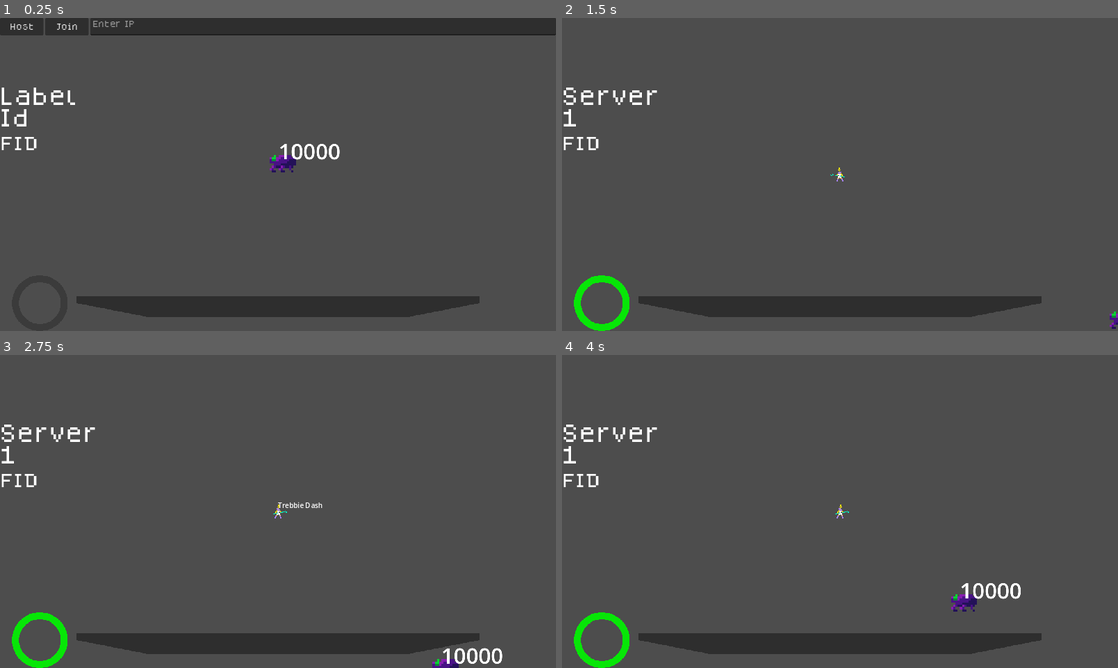
Above: before the commit, frames 1-4 (two rows, left to right).
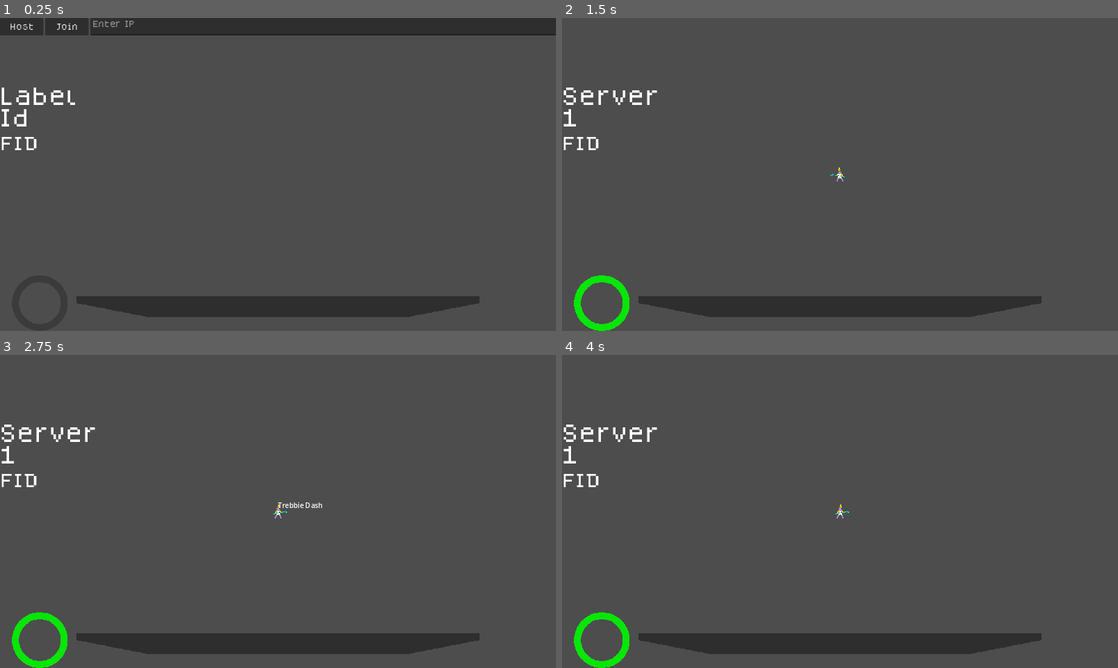
Above: after the commit, the same moments.

Repository: lokasc/rsPrototype
Game: Godot game, scene res://ver_1/game/main/game_manager.tscn
Two runs of this game, one before a commit and one after it. Both use one fixed random seed, a clock stepped at 60 frames per second and the inputs below.
Inputs (mouse positions are in pixels of both pictures, inside the frame that each line leads up to):
- Up to frame 1 (0.25 s): no input
- Up to frame 2 (1.5 s): click (884, 27) at 0.52 s; type "12" at 0.6 s; click "Host" at 1.25 s
- Up to frame 3 (2.75 s): tap Enter at 2 s; move the mouse to (400, 495) at 2.02 s; hold D (right) from 2.03 s (still down); tap E (ability_1) at 2.1 s
- Up to frame 4 (4 s): move the mouse to (862, 505) at 2.77 s; release D (right) at 2.78 s; hold S (down) 2.78-3.53 s; click (862, 505) at 2.85 s; move the mouse to (895, 442) at 3.52 s; hold D (right) from 3.53 s (still down); tap E (ability_1) at 3.6 s

The runs differ from the first frame. In frame 1, 0.4% of the frame differs, in the area x 48-62%, y 40-50%; in frame 2, less than 0.1%; in frame 3, 0.4%; in frame 4, 0.4%.

Commit message:
Visual Sync of Status Effects

Diff:
--- a/assets/map/enemy_spawner.gd
+++ b/assets/map/enemy_spawner.gd
@@ -73,3 +73,12 @@
 	var x_spawn = randf_range(spawn_pos1.x, spawn_pos2.x)
 	var y_spawn = randf_range(spawn_pos1.y,spawn_pos2.y)
 	return Vector2(x_spawn,y_spawn)
+
+# used for debugging & custom spawn.
+
+# make sure it is in autospawn list.
+func custom_spawn(file_name, location):
+	var new_enemy = load(file_name)
+	var copy = new_enemy.instantiate() as BaseEnemy
+	copy.global_position = location
+	spawn_path.add_child(copy, true)
--- a/assets/map/enemy_spawner.tscn
+++ b/assets/map/enemy_spawner.tscn
@@ -20,7 +20,7 @@
 [node name="Timer" type="Timer" parent="."]
 
 [node name="MultiplayerSpawner" type="MultiplayerSpawner" parent="."]
-_spawnable_scenes = PackedStringArray("res://ver_1/character/enemy/Pest/pest.tscn")
+_spawnable_scenes = PackedStringArray("res://ver_1/character/enemy/Pest/pest.tscn", "res://ver_1/character/enemy/Dummy/dummy.tscn")
 spawn_path = NodePath("../Enemies")
 
 [node name="Enemies" type="Node" parent="."]
--- a/ver_1/character/character.gd
+++ b/ver_1/character/character.gd
@@ -29,8 +29,8 @@
 	else:
 		status_holder.character = self
 
-func add_status(status):
-	status_holder.add_status(status)
+func add_status(effect_name, args):
+	status_holder.add_status(effect_name, args)
 
 # Override this in enemy and hero to change logic
 func take_damage(dmg):
--- a/ver_1/character/enemy/Dummy/dummy.gd
+++ b/ver_1/character/enemy/Dummy/dummy.gd
@@ -10,6 +10,13 @@
 
 func _enter_tree():
 	_init_stats()
+
+func _init_stats():
+	char_stats.maxhp = 10000
+	char_stats.spd = 0
+	char_stats.atk = 0
+	current_health = char_stats.maxhp
+
 
 func _ready() -> void:
 	super()
@@ -34,3 +41,4 @@
 
 func take_damage(dmg):
 	super(dmg)
+	$TextPopUp.set_pop(str(dmg), self.global_position)
--- a/ver_1/character/enemy/Dummy/dummy.tscn
+++ b/ver_1/character/enemy/Dummy/dummy.tscn
@@ -1,13 +1,14 @@
-[gd_scene load_steps=8 format=3 uid="uid://bb7rqi7a0m3fd"]
+[gd_scene load_steps=9 format=3 uid="uid://bb7rqi7a0m3fd"]
 
 [ext_resource type="Script" path="res://ver_1/character/enemy/Dummy/dummy.gd" id="1_t3ry6"]
 [ext_resource type="PackedScene" uid="uid://c48dnnj6ck6nx" path="res://ver_1/status_effects/status_holder.tscn" id="2_nybyr"]
 [ext_resource type="Texture2D" uid="uid://c4raa8pik23k4" path="res://Godlucdimje_Demo_Cubes.png" id="2_pbgnb"]
+[ext_resource type="PackedScene" uid="uid://cygb46cfx7bom" path="res://ver_1/vfx/text_pop_up.tscn" id="4_jtw5c"]
 
 [sub_resource type="SceneReplicationConfig" id="SceneReplicationConfig_t27sw"]
 properties/0/path = NodePath(".:position")
 properties/0/spawn = true
-properties/0/replication_mode = 1
+properties/0/replication_mode = 2
 
 [sub_resource type="CapsuleShape2D" id="CapsuleShape2D_2cp4r"]
 radius = 35.0
@@ -21,6 +22,7 @@
 radius = 27.6134
 
 [node name="Dummy" type="CharacterBody2D"]
+scale = Vector2(0.5, 0.5)
 script = ExtResource("1_t3ry6")
 
 [node name="MultiplayerSynchronizer" type="MultiplayerSynchronizer" parent="."]
@@ -62,3 +64,13 @@
 offset_right = 20.0
 offset_bottom = -58.0
 theme_override_font_sizes/font_size = 100
+
+[node name="TextPopUp" parent="." instance=ExtResource("4_jtw5c")]
+offset_left = -48.0
+offset_top = -115.0
+offset_right = 47.0
+offset_bottom = -92.0
+theme_override_font_sizes/normal_font_size = 100
+
+[connection signal="delta_synchronized" from="MultiplayerSynchronizer" to="." method="_on_multiplayer_synchronizer_delta_synchronized"]
+[connection signal="synchronized" from="MultiplayerSynchronizer" to="." method="_on_multiplayer_synchronizer_synchronized"]
--- a/ver_1/character/enemy/base_enemy.gd
+++ b/ver_1/character/enemy/base_enemy.gd
@@ -21,8 +21,6 @@
 
 func _init():
 	super()
-
-
 
 func _init_stats():
 	char_stats.maxhp = max_health
--- a/ver_1/character/hero/Trebbie/trebbie_attack.gd
+++ b/ver_1/character/hero/Trebbie/trebbie_attack.gd
@@ -66,7 +66,8 @@
 	var enemy = area.get_parent() as BaseEnemy
 	if enemy == null: return
 
-	enemy.add_status(Bleed.new(5, 2, 1))
+	#enemy.add_status(Bleed.new(5, 2, 1))
+	enemy.add_status("Bleed", [5,2,1])
 
 	# TODO: not networked yet
 	# need to calculate how much damage based on
--- a/ver_1/character/hero/Trebbie/trebbie_attack.tscn
+++ b/ver_1/character/hero/Trebbie/trebbie_attack.tscn
@@ -7,9 +7,11 @@
 
 [node name="TrebbieAttack" type="Node2D"]
 script = ExtResource("1_dmnqs")
+hitbox_time_active = null
 distance_to_center = 150.0
 action_name = "TrebbieAttack"
 desc = "Trebbie thrusts her spear forward, dealing damage to enemies in a thin long direction"
+level = null
 
 [node name="AttackHitBox" type="Area2D" parent="."]
 position = Vector2(200, 0)
--- a/ver_1/game/level/dummy_level.gd
+++ /dev/null
@@ -1,11 +0,0 @@
-extends Node2D
-
-
-@onready var dummy = $Dummy
-@onready var pop_up = $TextPopUp
-func _ready() -> void:
-	dummy.hit.connect(on_hit)
-	pass
-
-func on_hit(dmg):
-	pop_up.set_pop(str(dmg), dummy.global_position)
--- a/ver_1/game/level/dummy_level.tscn
+++ b/ver_1/game/level/dummy_level.tscn
@@ -1,19 +1,3 @@
-[gd_scene load_steps=4 format=3 uid="uid://cign40xw4w43g"]
-
-[ext_resource type="Script" path="res://ver_1/game/level/dummy_level.gd" id="1_kjo5b"]
-[ext_resource type="PackedScene" uid="uid://bb7rqi7a0m3fd" path="res://ver_1/character/enemy/Dummy/dummy.tscn" id="2_to018"]
-[ext_resource type="PackedScene" uid="uid://cygb46cfx7bom" path="res://ver_1/vfx/text_pop_up.tscn" id="3_yp6lp"]
+[gd_scene format=3 uid="uid://cign40xw4w43g"]
 
 [node name="DummyLevel" type="Node2D"]
-script = ExtResource("1_kjo5b")
-
-[node name="Dummy" parent="." instance=ExtResource("2_to018")]
-position = Vector2(651, 335)
-scale = Vector2(0.5, 0.5)
-max_health = 10000.0
-
-[node name="TextPopUp" parent="." instance=ExtResource("3_yp6lp")]
-offset_left = 651.0
-offset_top = 335.0
-offset_right = 746.0
-offset_bottom = 358.0
--- a/ver_1/game/main/game_manager.gd
+++ b/ver_1/game/main/game_manager.gd
@@ -37,7 +37,7 @@
 var net : NetManager
 var spawner : EnemySpawner
 var ui : UIManager
-var bc # beat controller
+var bc # beat controllerx
 
 # XP
 var current_xp : int
@@ -60,8 +60,10 @@
 func start_game():
 	time = 0
 	is_started = true
-	if dont_spawn_enemies: return
-
+	if dont_spawn_enemies:
+		# for testing.
+		spawner.custom_spawn("res://ver_1/character/enemy/Dummy/dummy.tscn", Vector2(651,335))
+		return
 	spawner._start_timer()
 
 func on_end_game():
--- a/ver_1/status_effects/status_holder.gd
+++ b/ver_1/status_effects/status_holder.gd
@@ -5,15 +5,8 @@
 var statuses : Array[BaseStatus]
 var character : BaseCharacter
 
-# Bug: a status effect is applied twice (perhaps a collision layer issue)
-func add_status(status : BaseStatus):
-	status.character = character
-	status.holder = self
-
-
-	status.on_added()
-	statuses.append(status)
-	add_child(status)
+func add_status(effect_name, arg):
+	tell_clients_add_status.rpc(effect_name, arg)
 
 func _process(_delta):
 	for status : BaseStatus in statuses:
@@ -24,3 +17,14 @@
 	statuses.erase(status)
 	remove_child(status)
 	status.queue_free()
+
+@rpc("call_local")
+func tell_clients_add_status(effect_name, arg):
+	match effect_name:
+		"Bleed":
+			var copy = Bleed.new(arg[0], arg[1], arg[2])
+			copy.character = character
+			copy.holder = self
+			statuses.append(copy)
+			add_child(copy, true)
+			copy.on_added()
--- a/ver_1/status_effects/status_holder.tscn
+++ b/ver_1/status_effects/status_holder.tscn
@@ -1,6 +1,16 @@
-[gd_scene load_steps=2 format=3 uid="uid://c48dnnj6ck6nx"]
+[gd_scene load_steps=3 format=3 uid="uid://c48dnnj6ck6nx"]
 
 [ext_resource type="Script" path="res://ver_1/status_effects/status_holder.gd" id="1_c4jrb"]
 
+[sub_resource type="SceneReplicationConfig" id="SceneReplicationConfig_oofoa"]
+properties/0/path = NodePath(".:statuses")
+properties/0/spawn = true
+properties/0/replication_mode = 2
+
 [node name="StatusHolder" type="Node2D"]
 script = ExtResource("1_c4jrb")
+
+[node name="MultiplayerSynchronizer" type="MultiplayerSynchronizer" parent="."]
+replication_config = SubResource("SceneReplicationConfig_oofoa")
+
+[connection signal="delta_synchronized" from="MultiplayerSynchronizer" to="." method="_on_multiplayer_synchronizer_delta_synchronized"]
